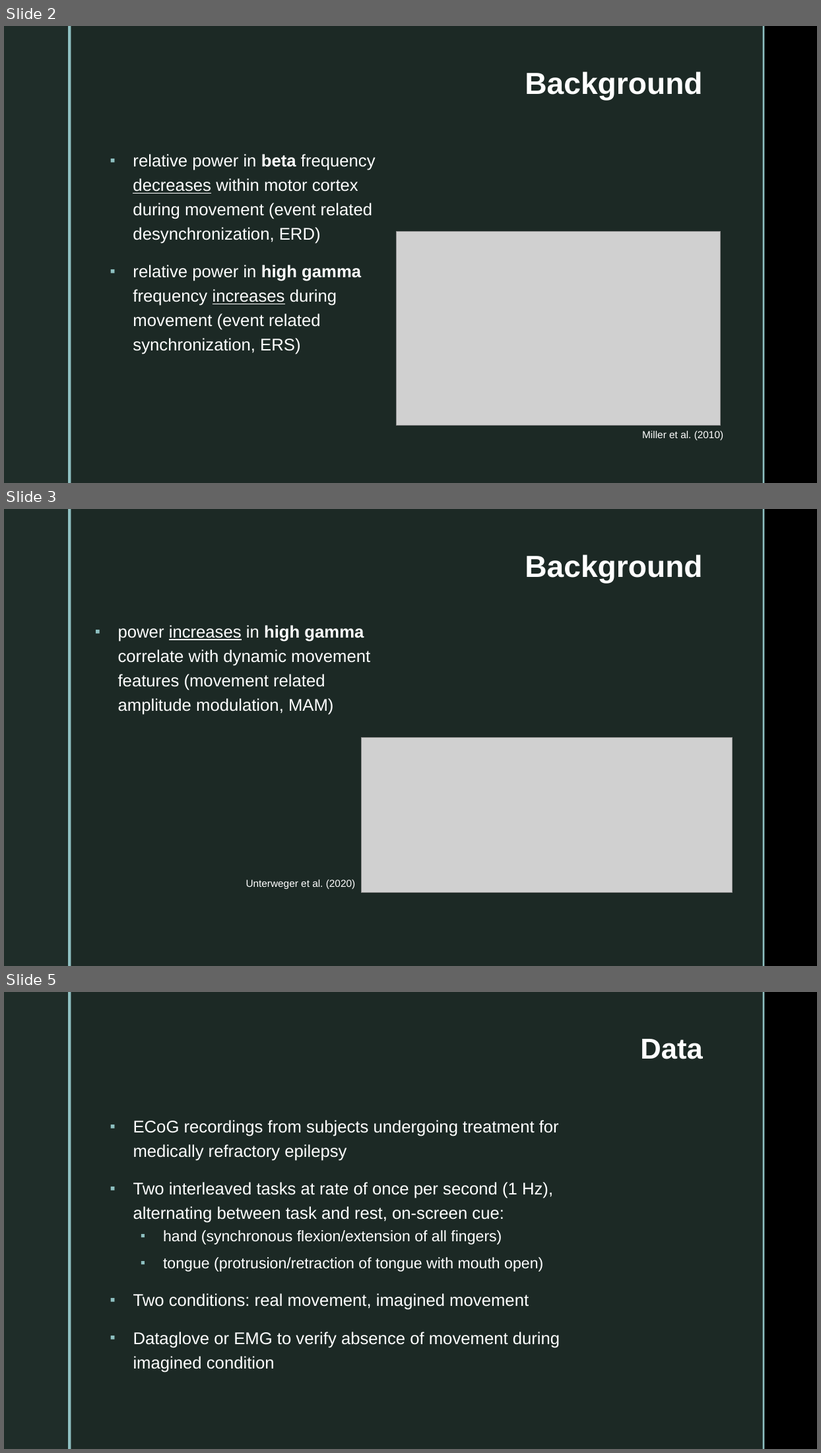
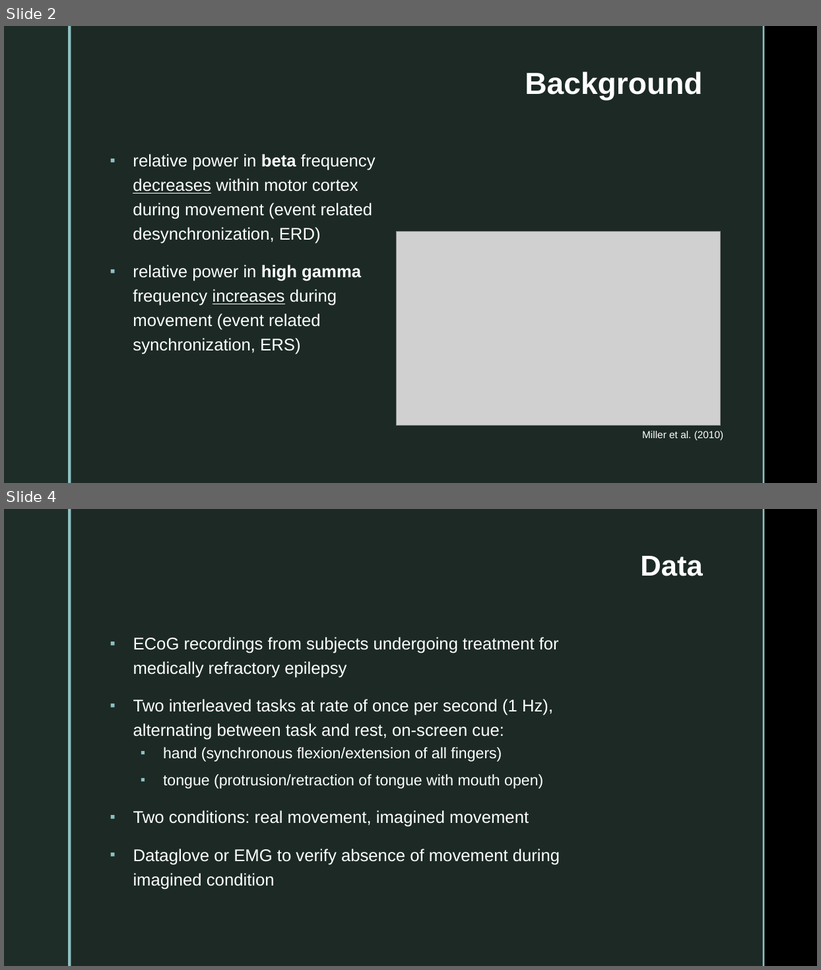
Before and after one commit to jessb0t/motorImagery, a slide deck: presentation.pptx. Shown one above the other, each under a label of ours: slides 2, 3 and 5 before the commit, slides 2 and 4 after it; the slides between them are not shown. The pictures are 821x1453 and 821x970 pixels, drawn with LibreOffice and Linux fonts; fonts in the diff are those of the drawing; grey boxes stand for pictures; background and template pictures are left out. Boxes give left, top, right and bottom in pixels: in the first picture for what was removed or moved away, otherwise in the second. Text is boxed around its words. In the diff, an @@ line names an element or a change of style, - is before the commit and + after.

```diff
--- a/presentation.pptx
+++ b/presentation.pptx
@@ slide 3 removed at box(4, 509, 817, 966), background picture (left out); not listed: 4 template elements that a slide beside it also shows @@
@@ title removed at box(525, 555, 702, 584) @@
-Background
@@ text removed at box(118, 625, 370, 715) @@
-▪ power increases in high gamma correlate with dynamic movement features (movement related amplitude modulation, MAM)
@@ picture removed at box(362, 738, 733, 893) @@
@@ text removed at box(246, 880, 355, 889) @@
-Unterweger et al. (2020)
@@ what was slide 5 is now slide 4 @@
```
Also in this commit, not shown: 1 slide changed, 16 other files.
